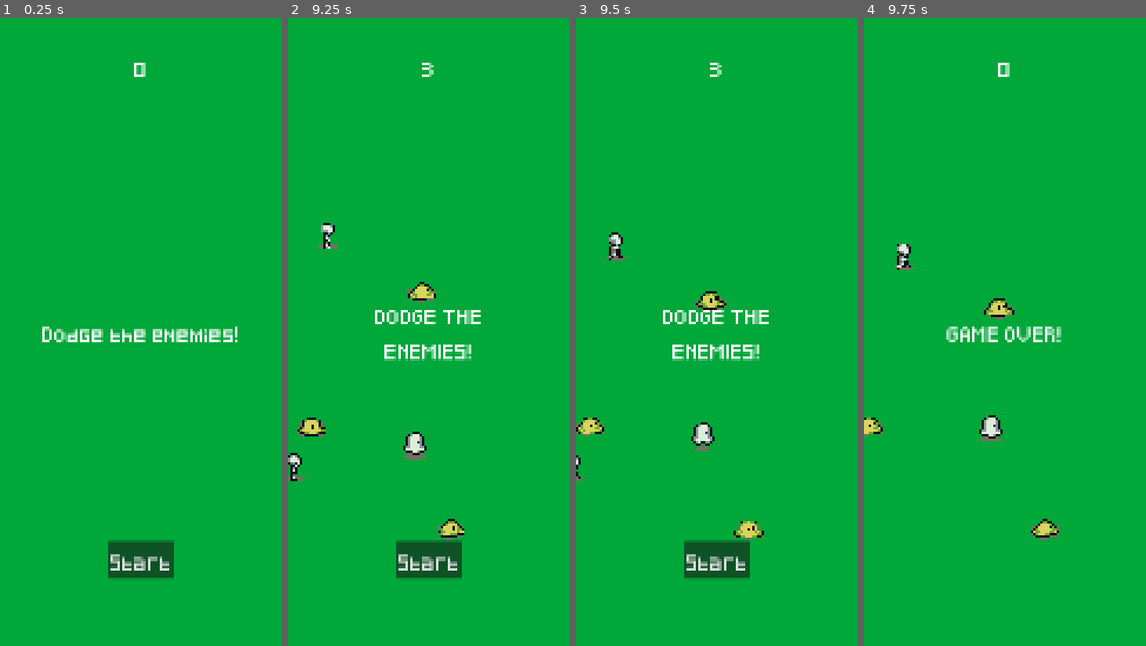
Above: before the commit, frames 1-4 (left to right).
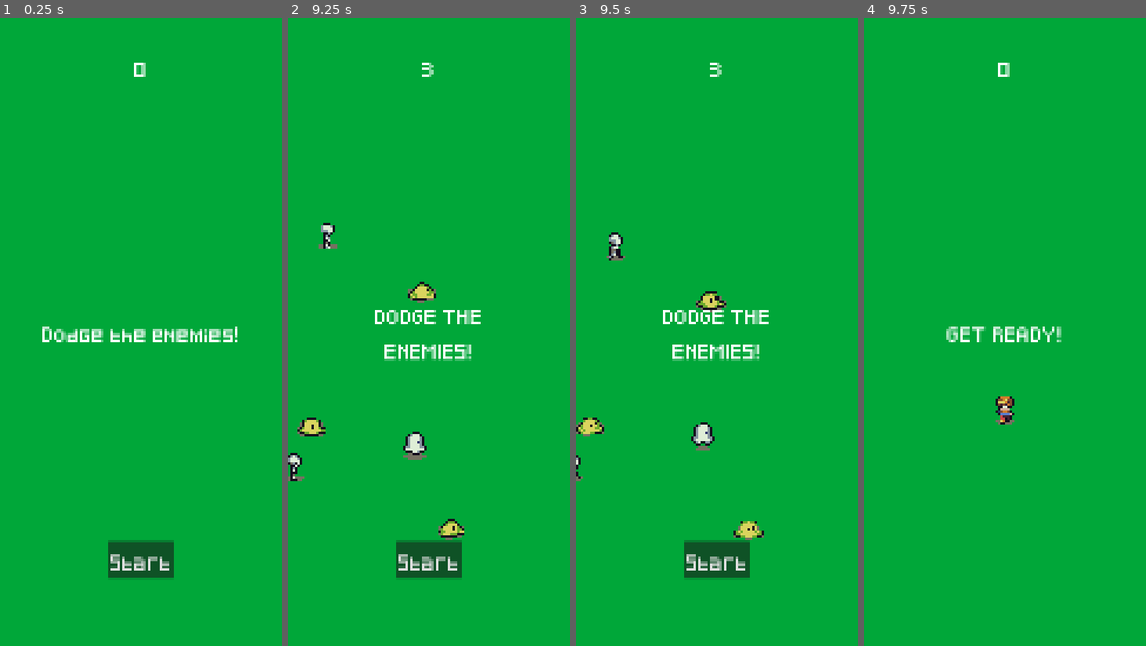
Above: after the commit, the same moments.

Repository: LucasLaurens/petit-jeu-tutorial
Game: Godot game, scene res://creer-un-jeu-sur-godot-facilement-assets-main/scenes/main.tscn
The game is run twice, just before and just after one commit, with the same random seed, the same clock (stepped at 60 frames per second) and the same inputs.
Inputs (mouse positions are in pixels of both pictures, inside the frame that each line leads up to):
- Up to frame 1 (0.25 s): no input
- Up to frame 2 (9.25 s): click "Start" at 0.5 s; tap Enter at 1.25 s; move the mouse to (491, 300) at 1.27 s; hold Right (move_right) 1.28-2 s; hold Shift 1.28-2 s; click (491, 300) at 1.42 s; drag from (372, 363) to (502, 407) at 2.02 s; move the mouse to (457, 193) at 2.77 s; hold Right (move_right) 2.78-3.5 s; tap Ctrl at 2.85, 7.35 s; drag from (414, 457) to (344, 237) at 3.52 s; move the mouse to (513, 426) at 4.27 s; hold Left (move_left) 4.28-5 s; tap Alt at 4.35, 8.85 s; drag from (344, 237) to (451, 394) at 5.02 s; move the mouse to (443, 332) at 5.77 s; hold Down (move_down) 5.78-6.5 s; hold Shift 5.78-6.5 s; click (443, 332) at 5.92 s; drag from (386, 175) to (372, 363) at 6.52 s; move the mouse to (491, 300) at 7.27 s; hold Up (move_up) 7.28-8 s; drag from (372, 363) to (414, 457) at 8.02 s; move the mouse to (457, 193) at 8.77 s; hold Down (move_down) from 8.78 s (still down)
- Up to frame 3 (9.5 s): keep holding Down (move_down)
- Up to frame 4 (9.75 s): release Down (move_down) at 9.5 s; click "Start" at 9.5 s

Frames 1-3 are identical in both runs. In frame 4, 1.9% of the frame differs, in the area x 0-70%, y 36-84%.

Commit message:
fix(main): clear leftover monsters when a new game starts
Monsters left on screen after a game over hit the player as soon as
Start was pressed. The game ended instantly, but StartTimer still fired
and relaunched score and spawns with an invisible player.

New game now frees every monster of the previous round (free, not
queue_free, so none survive into the next physics step), and game over
stops StartTimer. Monsters still drift on after a game over until Start.

Diff:
--- a/creer-un-jeu-sur-godot-facilement-assets-main/scripts/main.gd
+++ b/creer-un-jeu-sur-godot-facilement-assets-main/scripts/main.gd
@@ -1,3 +1,4 @@
+class_name Main
 extends Node
 
 const MONSTER_MIN_SPEED: float = 150.0
@@ -22,18 +23,29 @@
 func _on_game_over() -> void:
 	_music.stop()
 	_game_over_sound.play()
+	# A hit during "GET READY!" must not let the start timer launch the round anyway.
+	_start_timer.stop()
 	_score_timer.stop()
 	_monster_timer.stop()
 	_hud.show_game_over_message()
 
 
 func new_game() -> void:
+	_clear_monsters()
 	_music.play()
 	score = 0
 	_player.start(_start_position.position)
 	_start_timer.start()
 	_hud.update_score(score)
 	_hud.show_message(STARTING_MESSAGE)
+
+
+## Leftover monsters drift on after a game over; they would hit the player on restart.
+## free(), not queue_free(): a physics step can run before the end of the frame,
+## and a monster still in the space would collide with the freshly placed player.
+func _clear_monsters() -> void:
+	for monster in get_tree().get_nodes_in_group(Monster.GROUP):
+		monster.free()
 
 
 func _on_start_timer_timeout() -> void:
--- a/creer-un-jeu-sur-godot-facilement-assets-main/scripts/monsters.gd
+++ b/creer-un-jeu-sur-godot-facilement-assets-main/scripts/monsters.gd
@@ -1,10 +1,14 @@
 class_name Monster
 extends RigidBody2D
+
+## Every live monster joins this group, so a new game can clear the previous one's.
+const GROUP: StringName = &"monsters"
 
 @onready var _animated_sprite: AnimatedSprite2D = $AnimatedSprite2D
 
 
 func _ready() -> void:
+	add_to_group(GROUP)
 	var monster_type_names := _animated_sprite.sprite_frames.get_animation_names()
 	_animated_sprite.play(monster_type_names[randi() % monster_type_names.size()])
 
--- /dev/null
+++ b/test/test_main.gd
@@ -0,0 +1,58 @@
+extends GutTest
+
+const MAIN_SCENE: PackedScene = preload(
+	"res://creer-un-jeu-sur-godot-facilement-assets-main/scenes/main.tscn"
+)
+const PHYSICS_FRAMES_TO_SETTLE: int = 5
+
+var _main: Main
+
+
+func before_each() -> void:
+	_main = MAIN_SCENE.instantiate()
+	add_child_autofree(_main)
+
+
+func test_new_game_removes_leftover_monsters() -> void:
+	# Arrange
+	var leftovers: Array[Monster] = []
+	for i in randi_range(1, 20):
+		var monster: Monster = _main.monster_scene.instantiate()
+		_main.add_child(monster)
+		leftovers.append(monster)
+
+	# Act
+	_main.new_game()
+
+	# Assert
+	assert_true(
+		leftovers.all(func(monster: Variant) -> bool: return not is_instance_valid(monster))
+	)
+	assert_eq(get_tree().get_nodes_in_group(Monster.GROUP).size(), 0)
+
+
+func test_game_over_during_get_ready_cancels_the_round() -> void:
+	# Arrange
+	_main.new_game()
+
+	# Act
+	_main._on_game_over()
+
+	# Assert
+	assert_true(_main._start_timer.is_stopped())
+
+
+func test_restart_over_a_leftover_monster_keeps_the_player_alive() -> void:
+	# Arrange
+	var monster: Monster = _main.monster_scene.instantiate()
+	monster.position = _main._start_position.position
+	_main.add_child(monster)
+	watch_signals(_main._player)
+
+	# Act
+	_main.new_game()
+	await wait_physics_frames(PHYSICS_FRAMES_TO_SETTLE)
+
+	# Assert
+	assert_signal_not_emitted(_main._player, "hit")
+	assert_true(_main._player.visible)
Not shown, added: test/test_main.gd.uid
Not shown, changed: README.md
